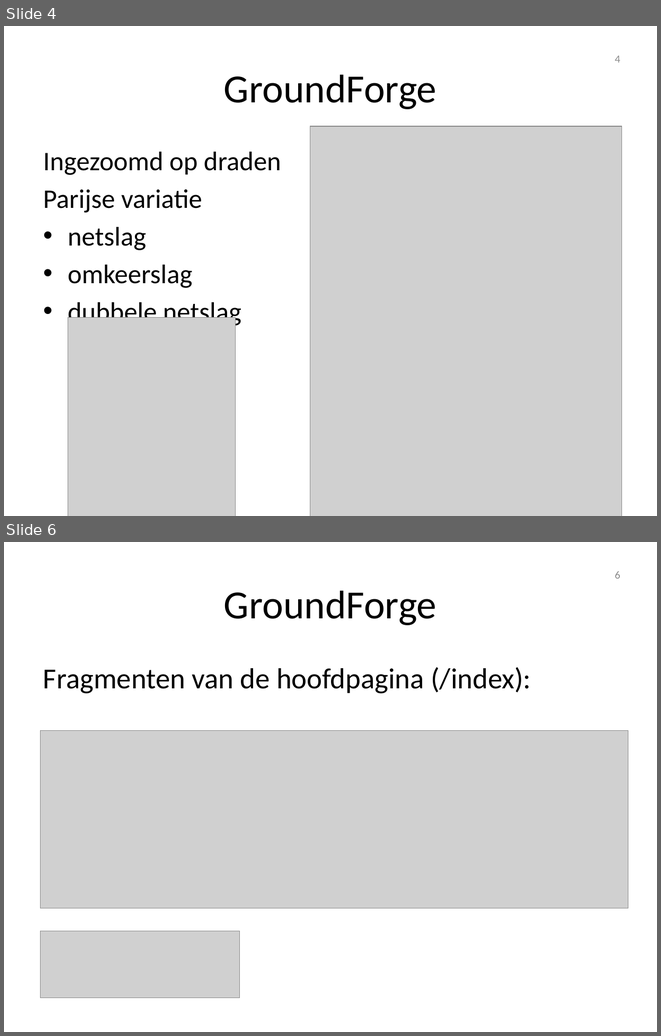
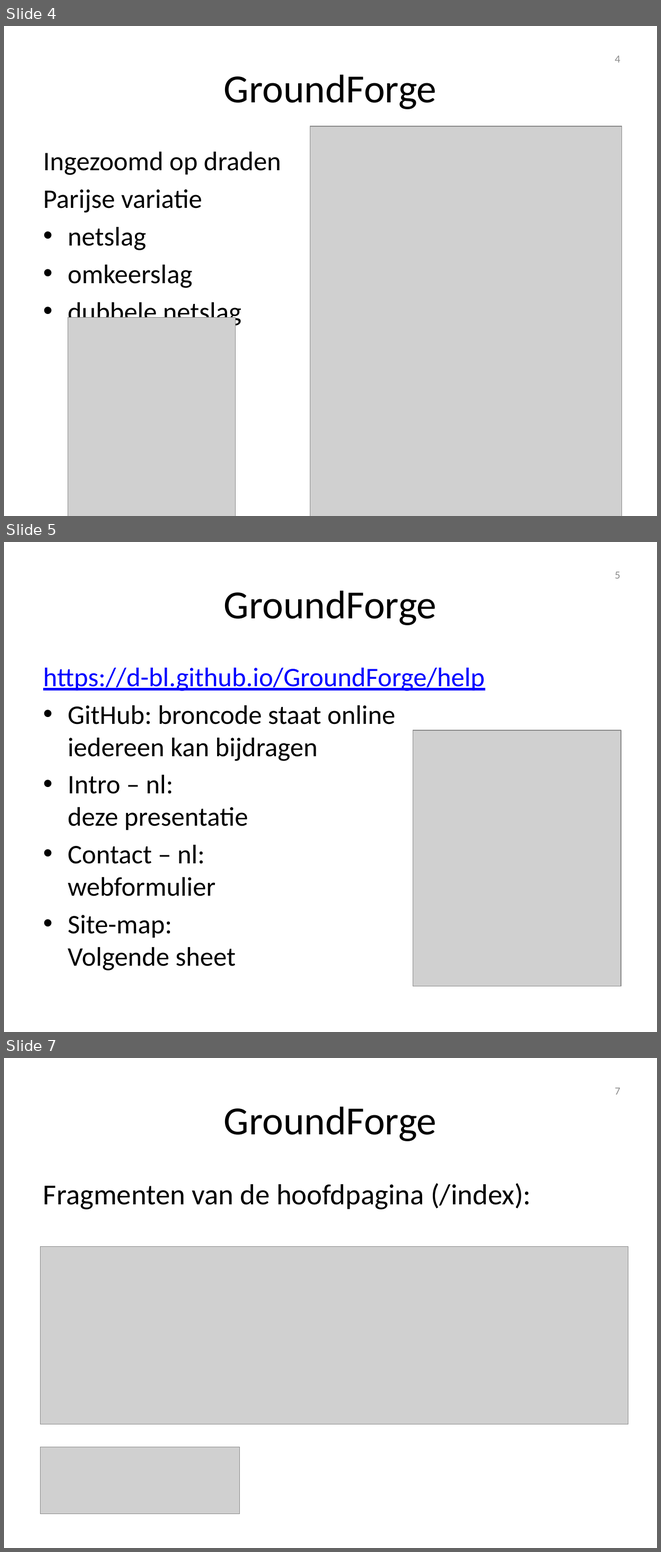
Before and after one commit to d-bl/GroundForge-help, a slide deck: docs/help/NL.pptx. Shown one above the other, each under a label of ours: slides 4 and 6 before the commit, slides 4, 5 and 7 after it; the slides between them are not shown. The pictures are 661x1036 and 661x1552 pixels, drawn with LibreOffice and Linux fonts; fonts in the diff are those of the drawing; grey boxes stand for pictures; background and template pictures are left out. Boxes give left, top, right and bottom in pixels: in the first picture for what was removed or moved away, otherwise in the second. Text is boxed around its words. In the diff, an @@ line names an element or a change of style, - is before the commit and + after.

Commit message:
a new slide for the help page side bar

```diff
--- a/docs/help/NL.pptx
+++ b/docs/help/NL.pptx
@@ slide 5 added at (4,542,657,1032), background #FFFFFF @@
@@ page number added at (615,572,620,579), 12 pt, text #8C8C8C @@
+5
@@ title added at (224,590,436,625), 44 pt, text #000000 @@
+GroundForge
@@ text added at (43,668,485,970), 29.6 pt, text #000000 @@
+https://d-bl.github.io/GroundForge/help
+• GitHub: broncode staat online
+  iedereen kan bijdragen
+• Intro – nl:
+  deze presentatie
+• Contact – nl:
+  webformulier
+• Site-map:
+  Volgende sheet
@@ picture added at (413,730,621,986) @@
@@ what was slide 6 is now slide 7 @@
@@ page number at (615,1088,620,1095): text changed @@
-6
+7
```
Also in this commit, not shown: 6 slides changed, 1 other file.
